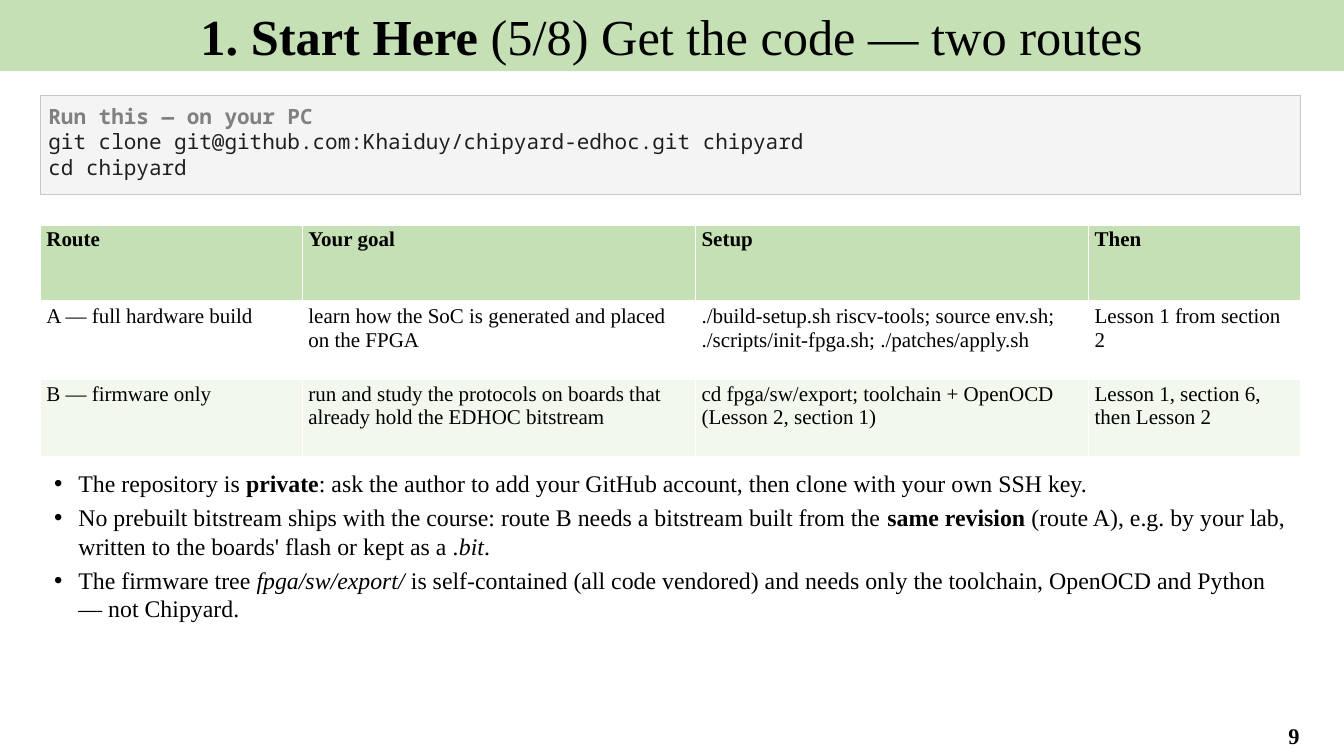
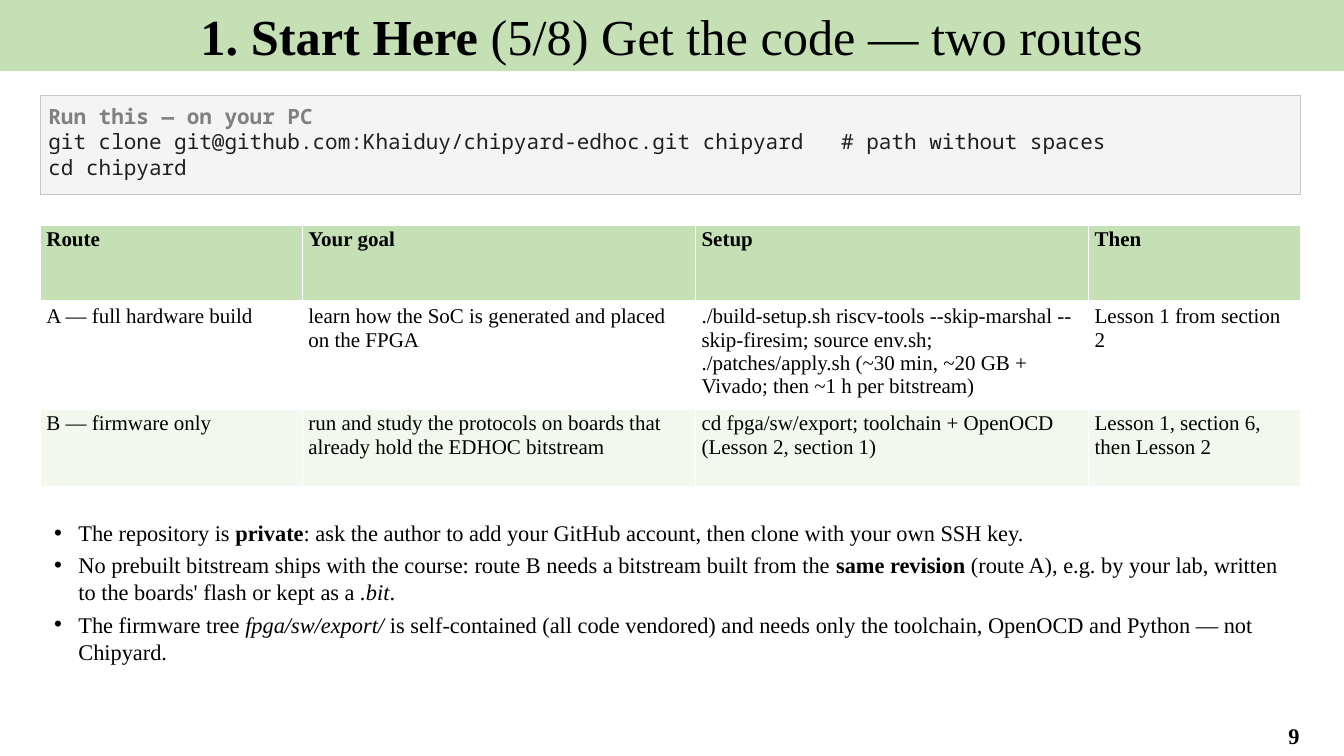
Before and after one commit to Khaiduy/chipyard-edhoc, a slide deck: slide 9 of fpga/sw/export/docs/slides/01_EDHOC_SoC_on_Arty_A7-100T.pptx. Drawn at 1344x756 pixels with LibreOffice and Linux fonts; fonts in the diff are those of the drawing. Boxes give left, top, right and bottom in pixels: in the first picture for what was removed or moved away, otherwise in the second. Text is boxed around its words. In the diff, an @@ line names an element or a change of style, - is before the commit and + after.

Commit message:
docs: fix setup steps found by a copy-paste run
Drop ./scripts/init-fpga.sh (not in Chipyard 1.11); run build-setup.sh
with --skip-marshal --skip-firesim; venv + setuptools<81 for the host
tools; say where each AuthKEM suite builds; boards.env must be edited;
time and disk estimate for route A; fix a section reference.

```diff
--- a/fpga/sw/export/docs/slides/01_EDHOC_SoC_on_Arty_A7-100T.pptx
+++ b/fpga/sw/export/docs/slides/01_EDHOC_SoC_on_Arty_A7-100T.pptx
@@ text in rectangle at (48,133,1106,154): text changed @@
-git clone git@github.com:Khaiduy/chipyard-edhoc.git chipyard
+git clone git@github.com:Khaiduy/chipyard-edhoc.git chipyard # path without spaces
@@ table at (40,225,1301,462) @@
-row 2, column 3: ./build-setup.sh riscv-tools; source env.sh; ./scripts/init-fpga.sh; ./patches/apply.sh
+row 2, column 3: ./build-setup.sh riscv-tools --skip-marshal --skip-firesim; source env.sh; ./patches/apply.sh (~30 min, ~20 GB + Vivado; then ~1 h per bitstream)
@@ text "The repository is private: ask ...": place and size @@
-text "The repository is private: ask ..." at (78,475,1285,622)
+text "The repository is private: ask ..." at (78,525,1277,665)
@@ text "The repository is private: ask ..." at (78,525,1277,665): size 17 to 16 pt @@
```
Also in this commit, not shown: 3 other slides changed, 9 other files.
